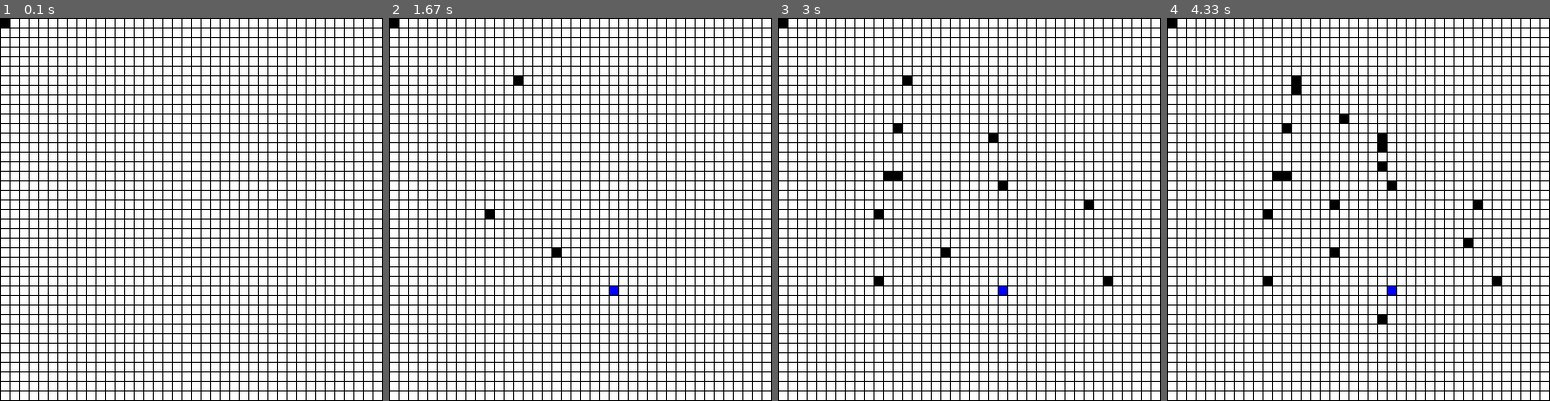
Above: before the commit, frames 1-4 (left to right).
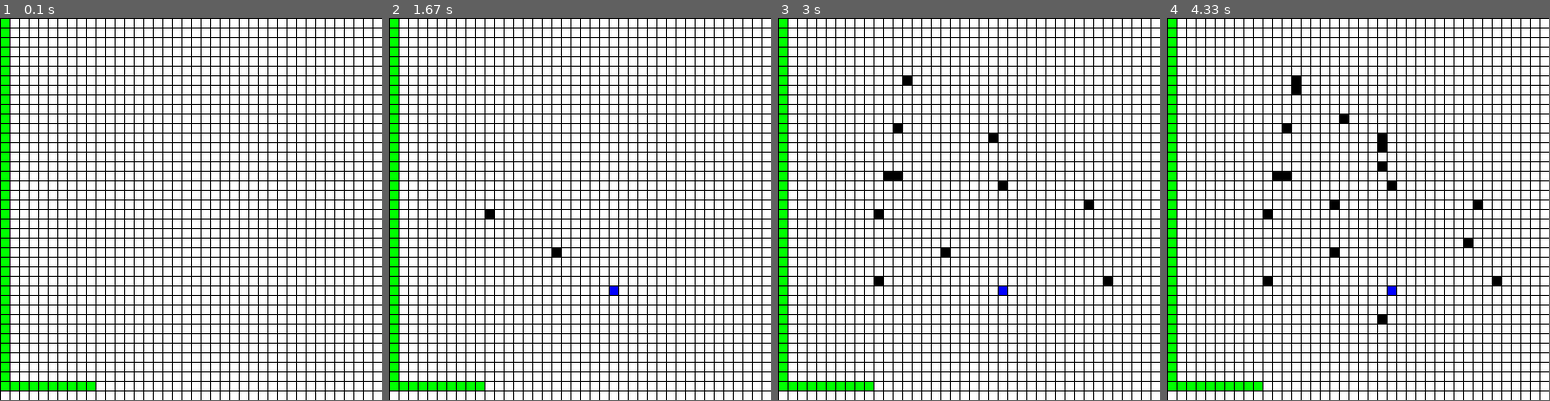
Above: after the commit, the same moments.

Repository: Stalminator/Bfs_sp
Game: pygame game, started from main.py
Two runs of this game, one before a commit and one after it. Both use one fixed random seed, a clock stepped at 60 frames per second and the inputs below.
Inputs (mouse positions are in pixels of both pictures, inside the frame that each line leads up to):
- Up to frame 1 (0.1 s): no input
- Up to frame 2 (1.67 s): press the mouse at (488, 213) at 0.37 s; move the mouse to (553, 251) at 0.47 s; release the mouse at (618, 293) at 0.6 s; tap 1 at 0.67 s; tap 2 at 1 s; right-click (519, 83) at 1.38 s
- Up to frame 3 (3 s): press the mouse at (908, 83) at 1.7 s; move the mouse to (996, 140) at 1.8 s; release the mouse at (1088, 198) at 1.93 s; press the mouse at (908, 83) at 2.03 s; move the mouse to (1003, 182) at 2.13 s; release the mouse at (1103, 282) at 2.27 s; press the mouse at (908, 83) at 2.37 s; move the mouse to (892, 178) at 2.47 s; release the mouse at (877, 274) at 2.6 s; press the mouse at (908, 83) at 2.7 s; move the mouse to (896, 129) at 2.8 s; release the mouse at (885, 178) at 2.93 s
- Up to frame 4 (4.33 s): press the mouse at (1297, 83) at 3.03 s; move the mouse to (1297, 83) at 3.13 s; release the mouse at (1297, 83) at 3.27 s; press the mouse at (1297, 83) at 3.37 s; move the mouse to (1335, 198) at 3.47 s; release the mouse at (1377, 316) at 3.6 s; press the mouse at (1297, 83) at 3.7 s; move the mouse to (1381, 159) at 3.8 s; release the mouse at (1469, 240) at 3.93 s; press the mouse at (1297, 83) at 4.03 s; move the mouse to (1339, 117) at 4.13 s; release the mouse at (1385, 148) at 4.27 s
The window is 401x401 before the commit and 400x400 after it. Grey fills any space a smaller window leaves; there, only what the larger window draws over its background counts as a difference.

The runs differ from the first frame. In frame 1, 2.4% of the frame differs, in the area x 0-25%, y 0-98%; in frame 2, 2.5%, in the area x 0-35%, y 0-98%; in frame 3, 2.4%; in frame 4, 2.4%.

Commit message:
testing how to implement bfs + pygame

Diff:
--- /dev/null
+++ b/bfs.py
@@ -0,0 +1,59 @@
+from collections import defaultdict
+
+def create_graph(size):
+    counter = 1
+    graph = defaultdict(list)
+    nodes = []
+    nodes_pos = {}
+    for i in range(size):
+        tmp = []
+        for j in range(size):
+            tmp.append(counter)
+            nodes_pos[counter]=(i,j)
+            counter += 1
+
+        nodes.append(tmp)
+
+    for i in range(size):
+        for j in range(size):
+            if j - 1 >= 0: graph[nodes[i][j]].append(nodes[i][j - 1])
+            if j + 1 < size: graph[nodes[i][j]].append(nodes[i][j + 1])
+            if i - 1 >= 0: graph[nodes[i][j]].append(nodes[i-1][j])
+            if i + 1 < size: graph[nodes[i][j]].append(nodes[i+1][j])
+
+    '''
+    for i in nodes:
+        for j in i:
+            print(j,end=' ')
+        print()
+    '''
+    return graph,nodes_pos,nodes
+
+def bfs_path(graph,start,end):
+    queue = []
+    queue.append([start])
+    explored = []
+    while queue:
+        tmp = queue.pop(0)
+        node = tmp[-1]
+        if node not in explored:
+            for i in graph[node]:
+                path = list(tmp)
+                path.append(i)
+                queue.append(path)
+                if i == end:
+                    return path
+        explored.append(node)
+
+c,nodes_pos,nodes = create_graph(40)
+w = bfs_path(c,1,399)
+
+#print(w)
+#print(nodes[62])
+#for i,j in c.items():
+    #print(i,j)
+x=[]
+print(w)
+for i in w:
+    x.append(nodes_pos[i])
+print(x)
--- a/main.py
+++ b/main.py
@@ -1,16 +1,19 @@
 import time
 
-import pygame, random
+import pygame, pygame_functions as pf, bfs
 
 pygame.init()
 clock = pygame.time.Clock()
 
-edge = 401
 BLACK = (0, 0, 0)
 WHITE = (255, 255, 255)
 RED = (255, 0, 0)
 BLUE = (0, 0, 255)
+GREEN = (0, 255, 0)
+
 rect_size = 10
+rect_number = 40
+edge = rect_size * rect_number
 
 win = pygame.display.set_mode((edge, edge))
 
@@ -18,47 +21,58 @@
 
 l = []
 
-start, end = (0, 0), (0, 0)
+start = (0, 0)
+end = (0, 0)
+
+
+# calculatin rigth x and y for single rect draw
+def rect_pos(x_y):
+    return (rect_size * (x_y[0] // rect_size), rect_size * (x_y[1] // rect_size))
+
 
 while game:
     win.fill(WHITE)
-    clock.tick(120)
+    clock.tick(60)
+    mouse_pos = pygame.mouse.get_pos()
+
     for event in pygame.event.get():
         if event.type == pygame.QUIT:
             game = False
-        if event.type == pygame.MOUSEBUTTONDOWN:
-            print(pygame.mouse.get_pos())
-            l.append(pygame.mouse.get_pos())
+
+        if pygame.mouse.get_pressed()[0]:
+            if rect_pos(mouse_pos) not in l:
+                l.append(rect_pos(mouse_pos))
+        if pygame.mouse.get_pressed()[2]:
+            if rect_pos(mouse_pos) in l:
+                l.remove(rect_pos(mouse_pos))
 
         if event.type == pygame.KEYDOWN:
             if event.key == pygame.K_0:
-                print(pygame.mouse.get_pos())
+                print(mouse_pos, bfs.nodes[mouse_pos[0],mouse_pos[1]])
             if event.key == pygame.K_1:
-                start = pygame.mouse.get_pos()
+                start = rect_pos(mouse_pos)
             if event.key == pygame.K_2:
-                end = pygame.mouse.get_pos()
+                end = rect_pos(mouse_pos)
             if event.key == pygame.K_s:
                 print(start, end)
+            #if event.key == pygame.K_c:
+                #bfs.bfs_path
+
     for i in range(0, edge, rect_size):
         pygame.draw.line(win, BLACK, (0, i), (edge, i))
         pygame.draw.line(win, BLACK, (i, 0), (i, edge))
-    if pygame.mouse.get_pressed():
-        l.append(pygame.mouse.get_pos())
+
     # time.sleep(0.4)
 
-    # pygame.draw.rect(win,WHITE,(random.randrange(1,edge,10),random.randrange(1,edge,10),9,9))
     for i in l:
-        pygame.draw.rect(win, BLACK, (
-                rect_size * (i[0] // rect_size) + 1, rect_size * (i[1] // rect_size) + 1, rect_size - 1, rect_size - 1))
+        pf.draw_rect(win, BLACK, i, rect_size)
 
-    if start != (0,0):
-        pygame.draw.rect(win, RED, (
-                rect_size * (start[0] // rect_size) + 1, rect_size * (start[1] // rect_size) + 1, rect_size - 1, rect_size - 1))
-    if end != (0,0):
-        pygame.draw.rect(win, BLUE, (
-                rect_size * (end[0] // rect_size) + 1, rect_size * (end[1] // rect_size) + 1, rect_size - 1, rect_size - 1))
+    if start != (0, 0):
+        pf.draw_rect(win, RED, start, rect_size)
+    if start != (0, 0):
+        pf.draw_rect(win, BLUE, end, rect_size)
 
+    for i in bfs.w:
+        pf.draw_rect(win, GREEN, (bfs.nodes_pos[i][0]*10,bfs.nodes_pos[i][1]*10), rect_size)
 
-    # pygame.draw.rect(win, WHITE, (10 * (pygame.mouse.get_pos()[0] // 10) + 1, 10 * (pygame.mouse.get_pos()[1] // 10) + 1, 9, 9))
-    #l.append(pygame.mouse.get_pos())
     pygame.display.update()
--- /dev/null
+++ b/pygame_functions.py
@@ -0,0 +1,5 @@
+import pygame
+
+def draw_rect(win,COLOR,x_y,rect_size):
+    pygame.draw.rect(win, COLOR, (
+        x_y[0] + 1, x_y[1] + 1, rect_size - 1, rect_size - 1))
